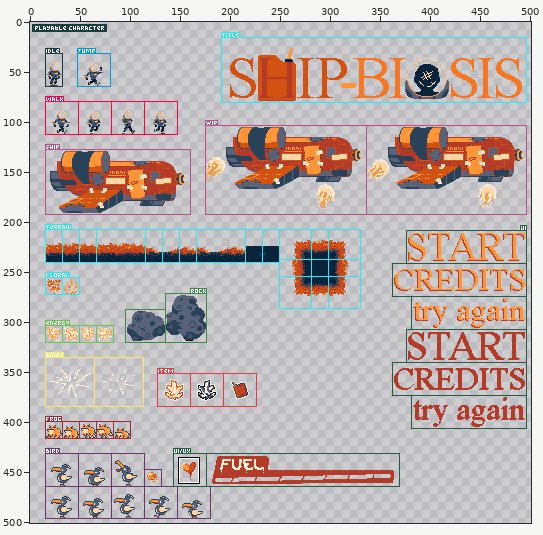
Two versions of one pixel-art file, LilGuyShooter/Sprites/assets-spritesheet.aseprite. The picture above shows the old version from afar; the outline marks the close-up.
Close-up. First the earlier version:
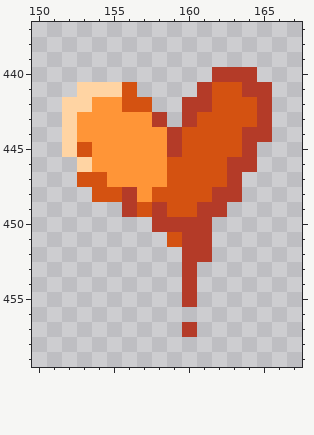
512x512 pixels, 1 frame. Shown: x 150..167, y 437..459. The wide view leaves out empty margins. The commit also changed other parts of the picture, which this record leaves out.
After:
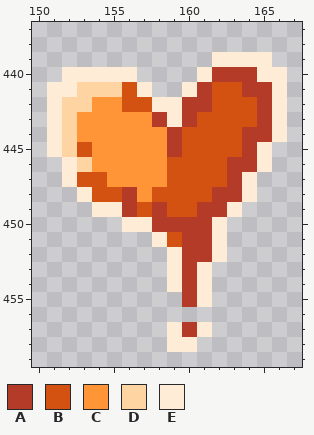
Palette (. is transparent): A #b43b28  B #d45211  C #ff9537  D #ffd4a3  E #ffecd6
From old to new:
--- layer "Sprites"
@@ x 150..167 @@
 438 ..................
-439 ..................
-440 ............AAA...
-441 ...DDDB....ABBAA..
-442 ..DDCCBB..AABBBA..
-443 ..DCCCCCA.ABBBBA..
-444 ..DCCCCCCABBBBAA..
-445 ..DBCCCCCABBBBA...
-446 ...DCCCCCBBBBAA...
-447 ...BBCCCCBBBBA....
-448 ....BBACBBBBAA....
-449 ......ABABBAA.....
-450 ........AAAA......
-451 .........BAA......
-452 ..........AA......
-453 ..........A.......
-454 ..........A.......
-455 ..........A.......
+439 ............EEEE..
+440 ..EEEEE....EAAAEE.
+441 .EEDDDBE..EABBAAE.
+442 .EDDCCBBEEAABBBAE.
+443 .EDCCCCCAEABBBBAE.
+444 .EDCCCCCCABBBBAAE.
+445 .EDBCCCCCABBBBAE..
+446 ..EDCCCCCBBBBAAE..
+447 ..EBBCCCCBBBBAE...
+448 ...EBBACBBBBAAE...
+449 ....EEABABBAAE....
+450 ......EEAAAAE.....
+451 ........EBAAE.....
+452 .........EAAE.....
+453 .........EAE......
+454 .........EAE......
+455 ..........AE......
 456 ..................
-457 ..........A.......
-458 ..................
+457 .........EAE......
+458 .........EE.......
 459 ..................
Where, in picture pixels (left, top, right, bottom), the same in both close-ups:
added: (47, 52, 287, 352)
